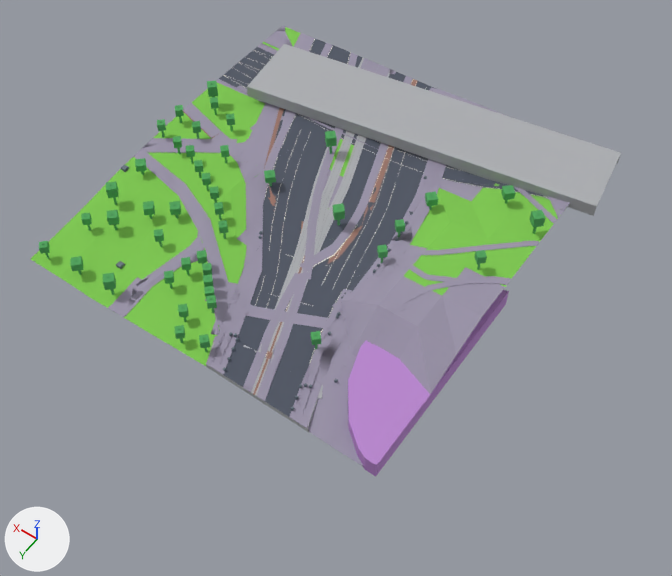
A saved change to the glTF model public/maps/melbourne/chunks/6_-14.glb.
One viewpoint serves both versions: a 50 mm camera at (662.3, 1774.9, 209.6) aimed at (755.0, 1645.0, 5.5). Every picture has the same lights, and +X, +Y and +Z are marked at lower left. The first picture is the older version. Where no turn or scale is listed for an object, it has been applied to the vertices. Vertices at exactly the same position are counted once.

The scene before the commit, as lines of its bpy script (objects in view):
```python
me_mesh_0 = bpy.data.meshes.new('Mesh_0')
me_mesh_0.from_pydata(...)  # 10501 vertices, 14970 faces; spans x -63.6..63.6, y -61.3..61.3, z -10.5..10.5
me_mesh_0.materials.append(mat_asphalt)  # greyish blue #4f5563
me_mesh_0.materials.append(mat_pavement)  # grey #9a93a8
me_mesh_0.materials.append(mat_grass)  # green #7ec84f
me_mesh_0.materials.append(mat_commercial)  # purple #b985cf
me_mesh_0.materials.append(mat_vegetation)  # green #50a65d
me_mesh_0.materials.append(mat_prop)  # greyish blue #697681
me_mesh_0.materials.append(mat_marking)  # white #f8f6e5
me_mesh_0.materials.append(mat_rail)  # grey #9ea2a8
me_mesh_0.materials.append(mat_concrete)  # grey #adafb3
me_mesh_0.materials.append(mat_cycleway)  # brown #9e7669
ob_compiled_chunk = bpy.data.objects.new('compiled-chunk', me_mesh_0)
ob_compiled_chunk.location = (770.4, 1624.7, 13.5)
```
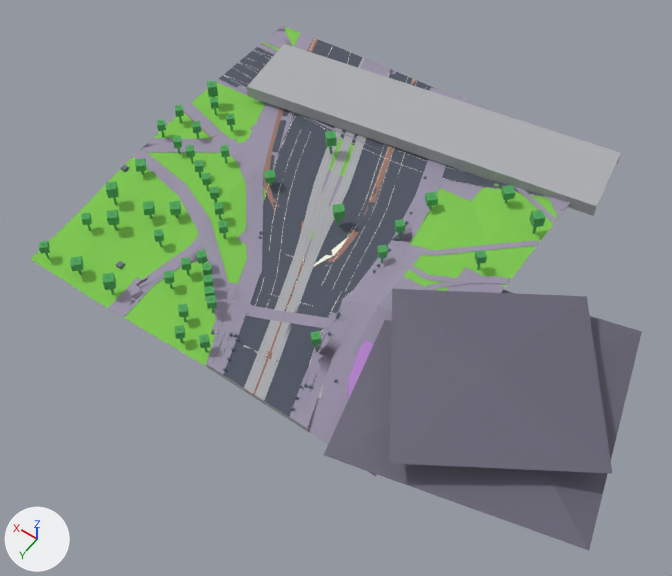
Where the newer file only moved an object's origin or applied its transform, the numbers keep the older frame.

The edits, one by one:
Material 'roof-membrane' (mat_roof_membrane) is new.
Its base color is (0.14, 0.13, 0.18) (grey #696576).
Its metallic is 0.1.
Its roughness is 0.7.
me_mesh_0 is used by ob_compiled_chunk; location (770.4, 1624.7, 13.5).
me_mesh_0 had 10501 vertices, 14970 faces and spanned x -63.6..63.6, y -61.3..61.3, z -10.5..10.5.
me_mesh_0 now has 9278 vertices, 13124 faces and spans x -106.4..63.6, y -61.3..68.1, z -10.5..10.5.
me_mesh_0 part 1: 14 loose pieces with 419 vertices, spanning x -33.7..52.8, y -58.7..61.3, z -6.2..0.7, are deleted.
me_mesh_0 part 2: 36 vertices moved within x -31.7..31.8, y -58.7..61.3, z -6.2..1.2; 911 vertices removed from x -41.6..57.5, y -58.7..61.3, z -6.2..2.9; 75 vertices added at x -106.4..57.5, y -54.1..68.1, z -6.2..10.4.
Other edits to the shape of me_mesh_0 do not show in these pictures.
me_mesh_0 gains material mat_roof_membrane (grey #696576).

Changed parts and their boxes (x1, y1, x2, y2) in the pictures (672 x 576 px):
'compiled-chunk', reshaped (16% taller): before (31, 26, 621, 477); after (31, 26, 642, 550)
part 1 of me_mesh_0, deleted: before (210, 38, 358, 423)
part 2 of me_mesh_0, built on: before (230, 58, 460, 424); after (246, 62, 642, 550)
